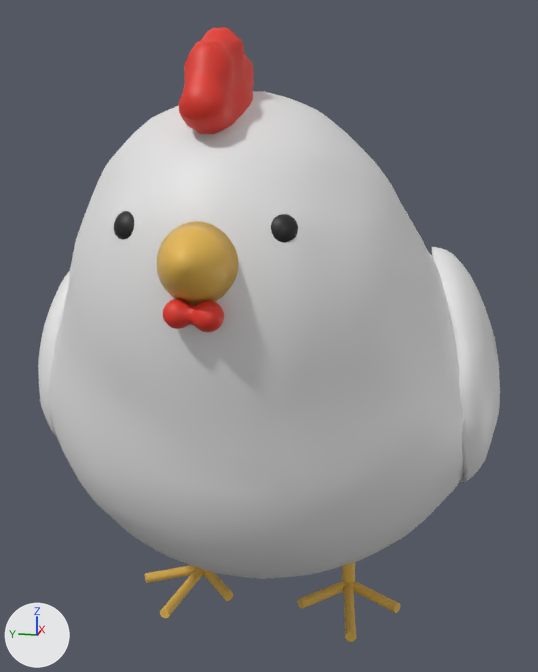
The Blender file chiccy.blend as it was, and as the next commit left it.
Camera for both pictures: a 50 mm lens placed at (-4.43, -0.88, 0.42), pointed at (-0.06, -0.01, -0.67). The axes (+X, +Y, +Z) are drawn at lower left. The lights are the same throughout.

The first picture shows 'Beak', 'Body', 'Crown', 'Giblets', 'Left Leg', 'Left Wing', 'Right Leg', 'Right Wing'.
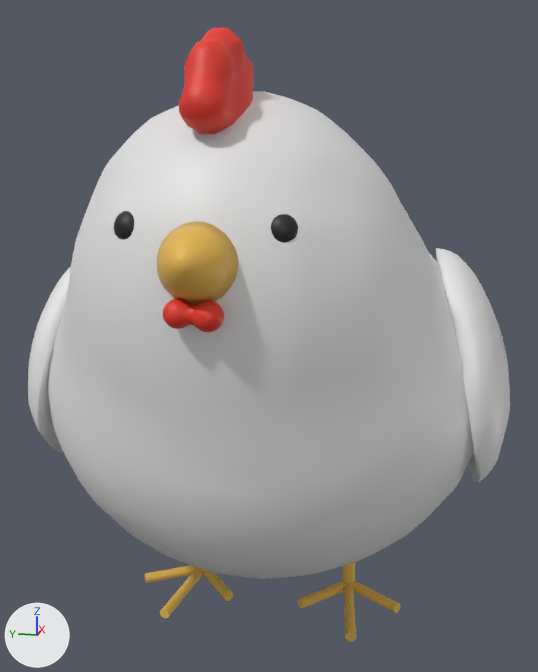
Boxes [x1, y1, x2, y2] around the edits, measured in the pictures (538 x 672 px):
'Right Wing', moved, turned, rescaled: before [432, 247, 500, 483]; after [28, 266, 71, 453]
'Left Wing', moved, turned, rescaled: before [38, 271, 70, 437]; after [436, 248, 510, 484]
'Right Leg', moved, turned: before [298, 562, 400, 642]; after [145, 565, 233, 618]
'Left Leg', moved, turned: before [145, 565, 233, 618]; after [298, 562, 400, 642]

Diff of the bpy script that builds the scene:
```diff
--- a/chiccy.blend.py
+++ b/chiccy.blend.py
@@ ob_right_wing @@
 ob_right_wing = bpy.data.objects.new('Right Wing', me_cylinder)
-ob_right_wing.location = (-0.153, -1.191, -0.664)
-ob_right_wing.rotation_euler = (1.334, -0.0157, 0.00154)  # degrees (76, -0.9, 0.1)
-ob_right_wing.scale = (0.767, 0.767, 0.767)
+ob_right_wing.location = (-0.147, 1.243, -0.659)
+ob_right_wing.rotation_euler = (1.872, 0.108, 0.0548)  # degrees (107, 6.2, 3.1)
+ob_right_wing.scale = (0.767, 0.767, -0.767)
@@ ob_left_wing @@
 ob_left_wing = bpy.data.objects.new('Left Wing', me_cylinder_004)
-ob_left_wing.location = (-0.147, 1.192, -0.659)
-ob_left_wing.rotation_euler = (1.795, 0.111, 0.0464)  # degrees (103, 6.4, 2.7)
-ob_left_wing.scale = (0.767, 0.767, -0.767)
+ob_left_wing.location = (-0.153, -1.236, -0.664)
+ob_left_wing.rotation_euler = (1.296, -0.0156, 0.00213)  # degrees (74, -0.9, 0.1)
+ob_left_wing.scale = (0.767, 0.767, 0.767)
@@ ob_left_leg @@
 ob_left_leg = bpy.data.objects.new('Left Leg', me_cylinder_001)
-ob_left_leg.location = (0.128, 0.506, -2.161)
-ob_left_leg.rotation_euler = (0.0, 0.0, -0.255)  # degrees (0, 0, -15)
+ob_left_leg.location = (0.128, -0.523, -2.161)
+ob_left_leg.rotation_euler = (0.0, 0.0, 0.0181)  # degrees (0, 0, 1)
 ob_left_leg.scale = (1.45, 1.45, 1.45)
@@ ob_right_leg @@
 ob_right_leg = bpy.data.objects.new('Right Leg', me_cylinder_007)
-ob_right_leg.location = (0.128, -0.523, -2.161)
-ob_right_leg.rotation_euler = (0.0, 0.0, 0.0181)  # degrees (0, 0, 1)
+ob_right_leg.location = (0.128, 0.506, -2.161)
+ob_right_leg.rotation_euler = (0.0, 0.0, -0.255)  # degrees (0, 0, -15)
 ob_right_leg.scale = (1.45, 1.45, 1.45)
```
